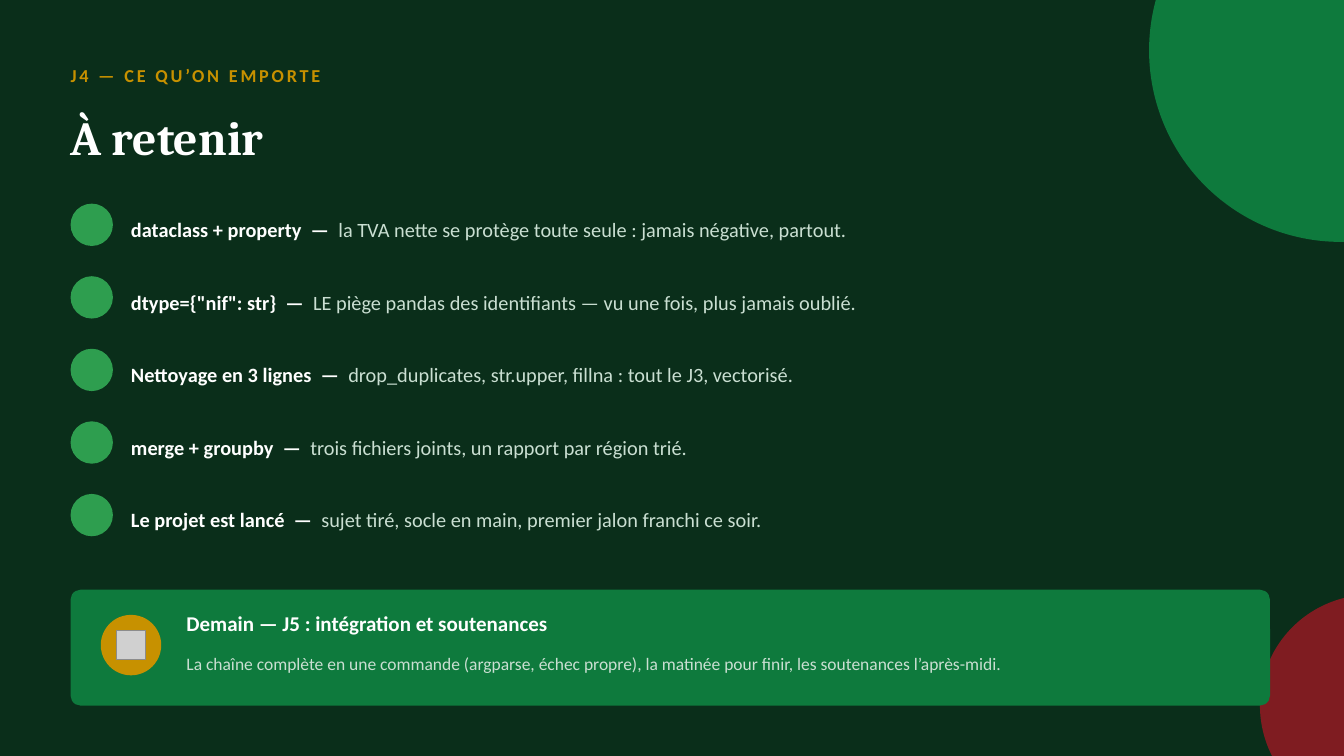
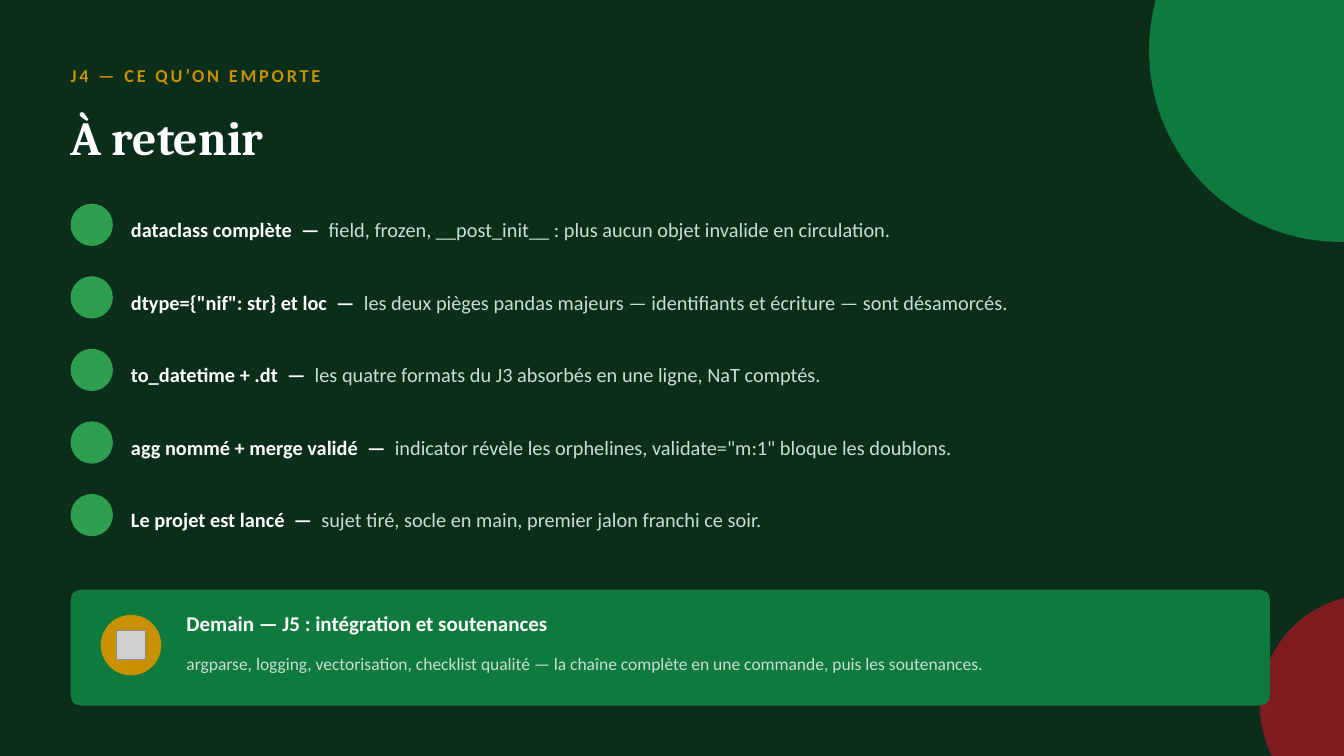
Before and after one commit to sogui/formation-python, a slide deck: slide 15 of slides/sources/J4-objets-pandas.pptx (slide 10 before the commit). Drawn at 1344x756 pixels with LibreOffice and Linux fonts; fonts in the diff are those of the drawing; grey boxes stand for pictures; background and template pictures are left out. Boxes give left, top, right and bottom in pixels: in the first picture for what was removed or moved away, otherwise in the second. Text is boxed around its words. In the diff, an @@ line names an element or a change of style, - is before the commit and + after.

Commit message:
Slides enrichies : niveau intermédiaire, ~14-15 diapos par journée
- J1 : REPL/débogage, pièges du float pour les montants, round bancaire,
  f-strings détaillées, truthiness, enumerate/zip, while, compréhensions
- J2 : *args/**kwargs, portée LEGB et défaut mutable, lambda/key=,
  slicing et copie, Counter/defaultdict, tableau de choix des structures
- J3 : pathlib complet (glob), DictWriter et newline, options JSON,
  hiérarchie des exceptions, else/finally, exceptions métier, uv détaillé
- J4 : dataclass avancé (frozen, __post_init__, field), loc/iloc et
  SettingWithCopyWarning, to_datetime/.dt, agg nommés, merge validé
- J5 : argparse détaillé, logging, vectorisation, anatomie d'un script,
  checklist qualité avant de rendre

```diff
--- a/slides/sources/J4-objets-pandas.pptx
+++ b/slides/sources/J4-objets-pandas.pptx
@@ text at (131,222,890,241): text changed @@
-dataclass + property — la TVA nette se protège toute seule : jamais négative, partout.
+dataclass complète — field, frozen, __post_init__ : plus aucun objet invalide en circulation.
@@ text at (131,295,1007,314): text changed @@
-dtype={"nif": str} — LE piège pandas des identifiants — vu une fois, plus jamais oublié.
+dtype={"nif": str} et loc — les deux pièges pandas majeurs — identifiants et écriture — sont désamorcés.
@@ text at (131,367,821,386): text changed @@
-Nettoyage en 3 lignes — drop_duplicates, str.upper, fillna : tout le J3, vectorisé.
+to_datetime + .dt — les quatre formats du J3 absorbés en une ligne, NaT comptés.
@@ text at (131,440,951,459): text changed @@
-merge + groupby — trois fichiers joints, un rapport par région trié.
+agg nommé + merge validé — indicator révèle les orphelines, validate="m:1" bloque les doublons.
@@ text at (186,658,983,673): text changed @@
-La chaîne complète en une commande (argparse, échec propre), la matinée pour finir, les soutenances l’après-midi.
+argparse, logging, vectorisation, checklist qualité — la chaîne complète en une commande, puis les soutenances.
```
Also in this commit, not shown: 7 other slides changed, 5 slides added, 9 other files.
